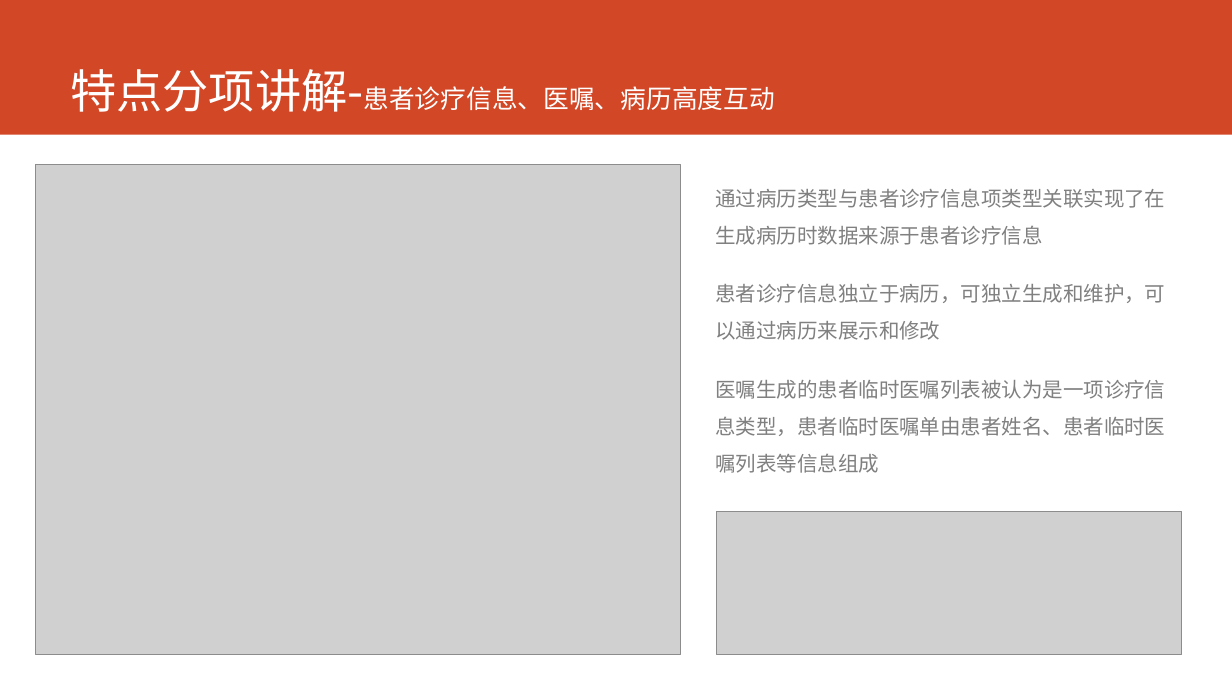
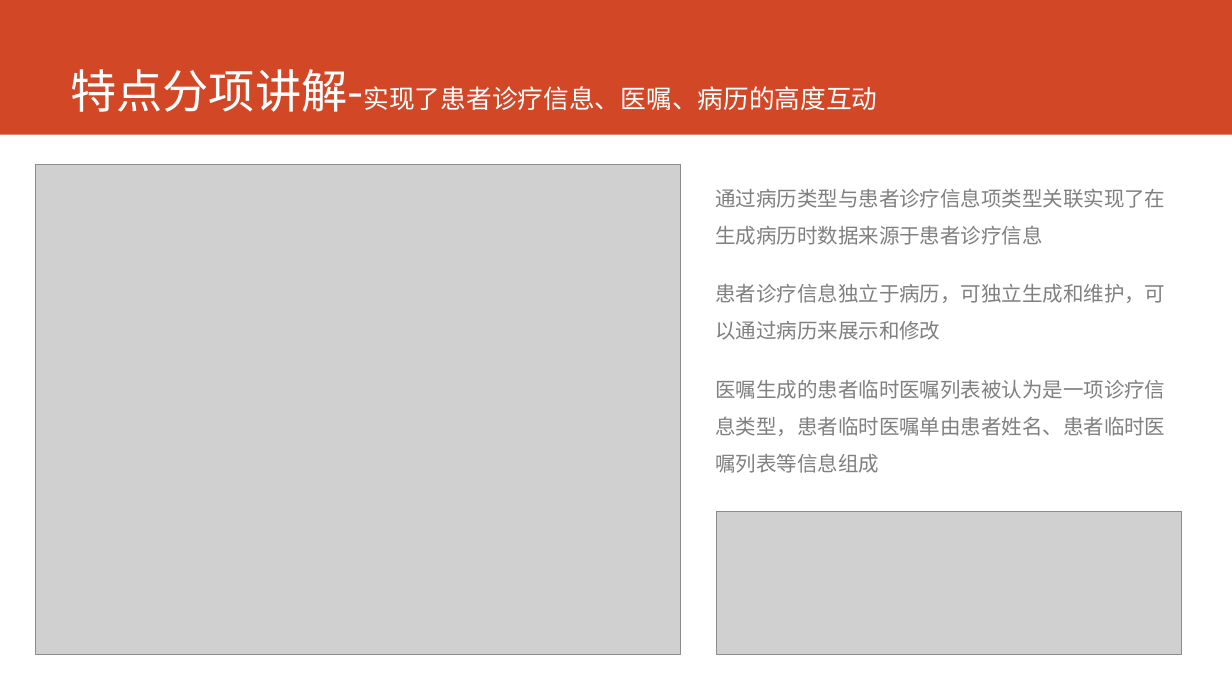
Before and after one commit to AppSecAI-TEST/hospital, a slide deck: slide 5 of doc/EVE新一代HIS核心系统.pptx. Drawn at 1232x693 pixels with LibreOffice and Linux fonts; fonts in the diff are those of the drawing; grey boxes stand for pictures. Boxes give left, top, right and bottom in pixels: in the first picture for what was removed or moved away, otherwise in the second. Text is boxed around its words. In the diff, an @@ line names an element or a change of style, - is before the commit and + after.

```diff
--- a/doc/EVE新一代HIS核心系统.pptx
+++ b/doc/EVE新一代HIS核心系统.pptx
@@ title at [70, 69, 878, 112]: text changed @@
-特点分项讲解-患者诊疗信息、医嘱、病历高度互动
+特点分项讲解-实现了患者诊疗信息、医嘱、病历的高度互动
```
Also in this commit, not shown: 6 other slides changed.
